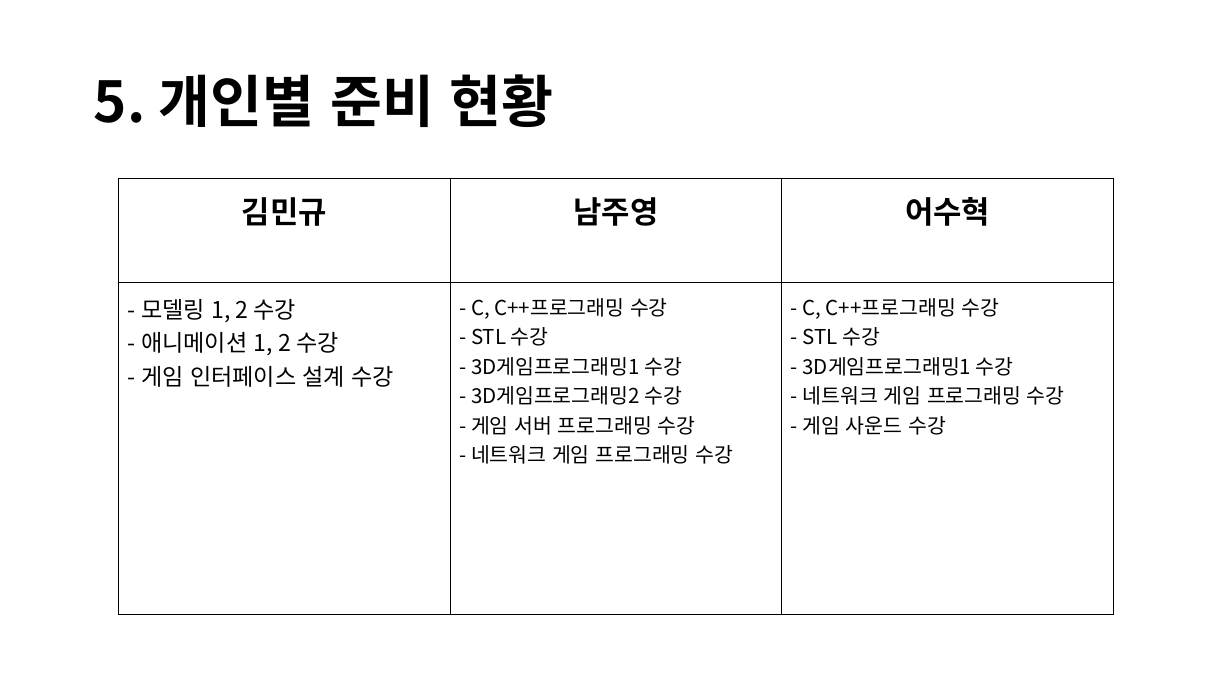
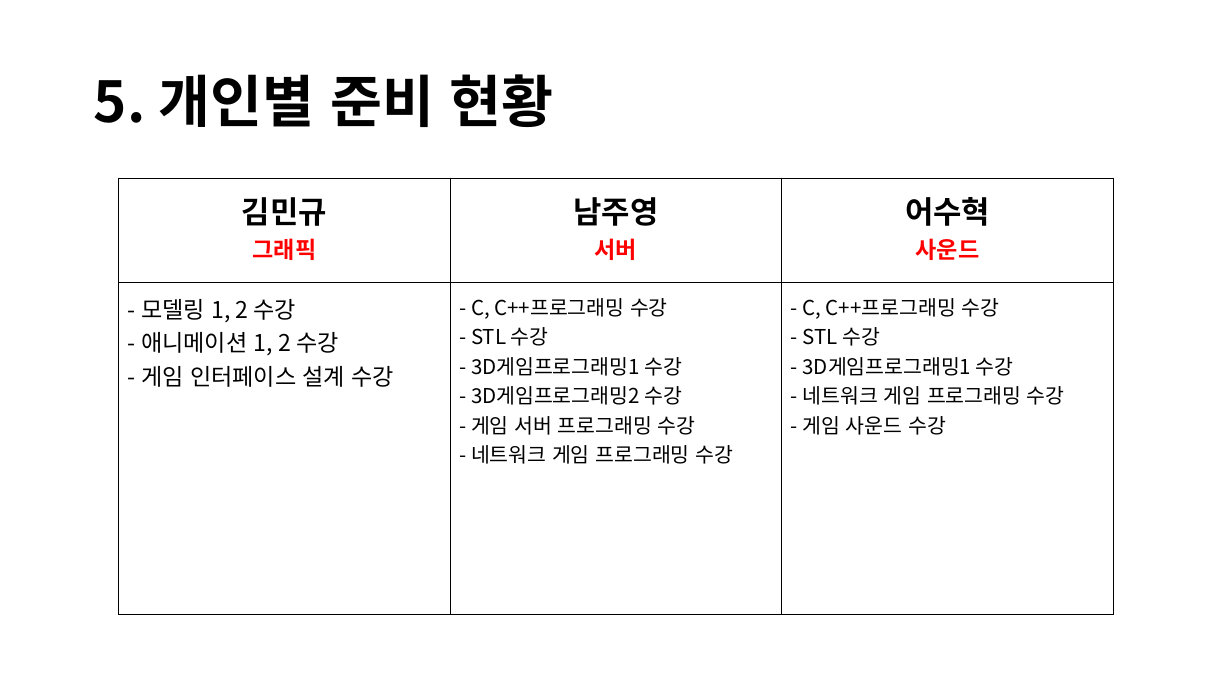
Before and after one commit to Juyeong11/Graduation_project, a slide deck: slide 20 of BeatSlime design repo/비트슬라임 제안서 김민규, 남주영, 어수혁-2.pptx. Drawn at 1232x693 pixels with LibreOffice and Linux fonts; fonts in the diff are those of the drawing. Boxes give left, top, right and bottom in pixels: in the first picture for what was removed or moved away, otherwise in the second. Text is boxed around its words. In the diff, an @@ line names an element or a change of style, - is before the commit and + after.

```diff
--- a/BeatSlime design repo/비트슬라임 제안서 김민규, 남주영, 어수혁-2.pptx
+++ b/BeatSlime design repo/비트슬라임 제안서 김민규, 남주영, 어수혁-2.pptx
@@ table at [118, 178, 1114, 615] @@
-row 1: 김민규 | 남주영 | 어수혁
+row 1: 김민규 / 그래픽 | 남주영 / 서버 | 어수혁 / 사운드
```
Also in this commit, not shown: 3 other files.
